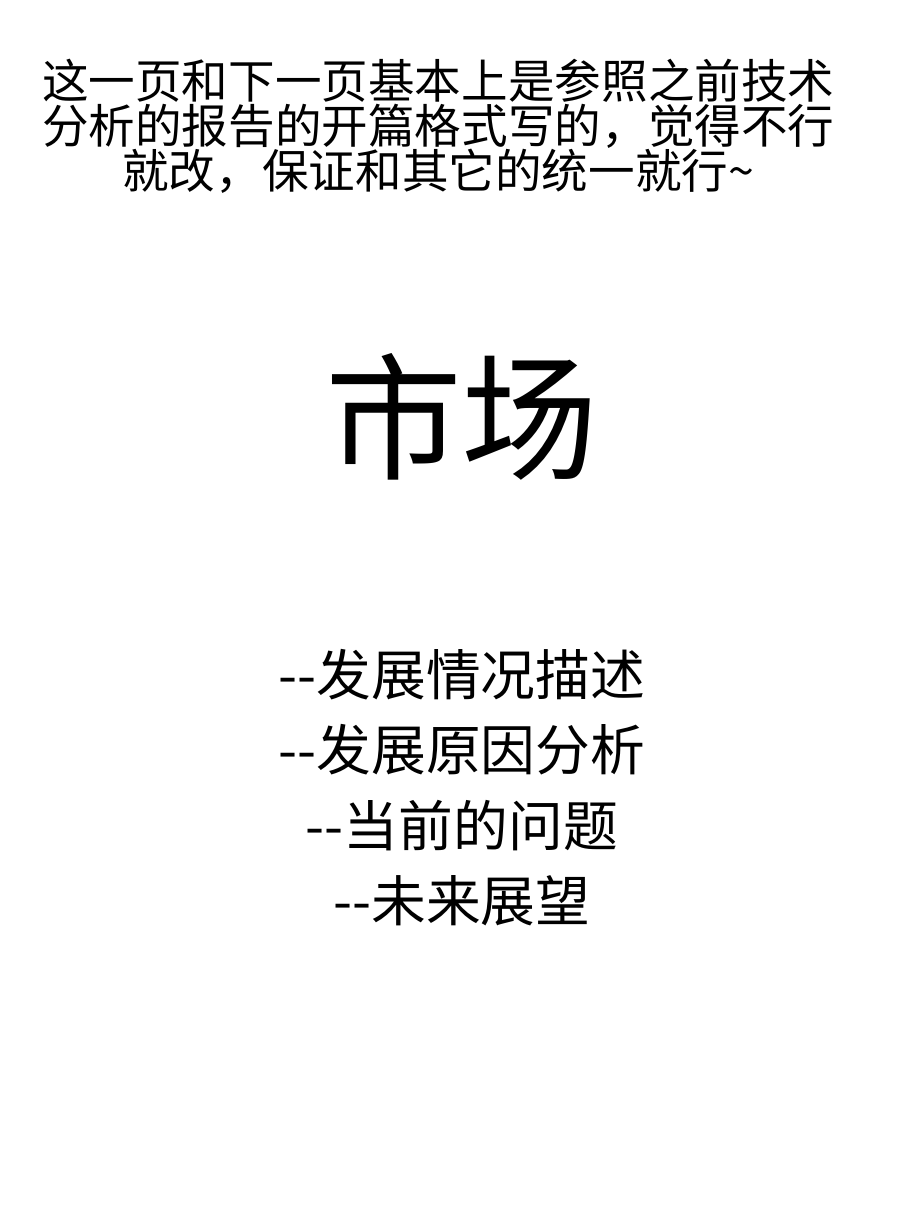
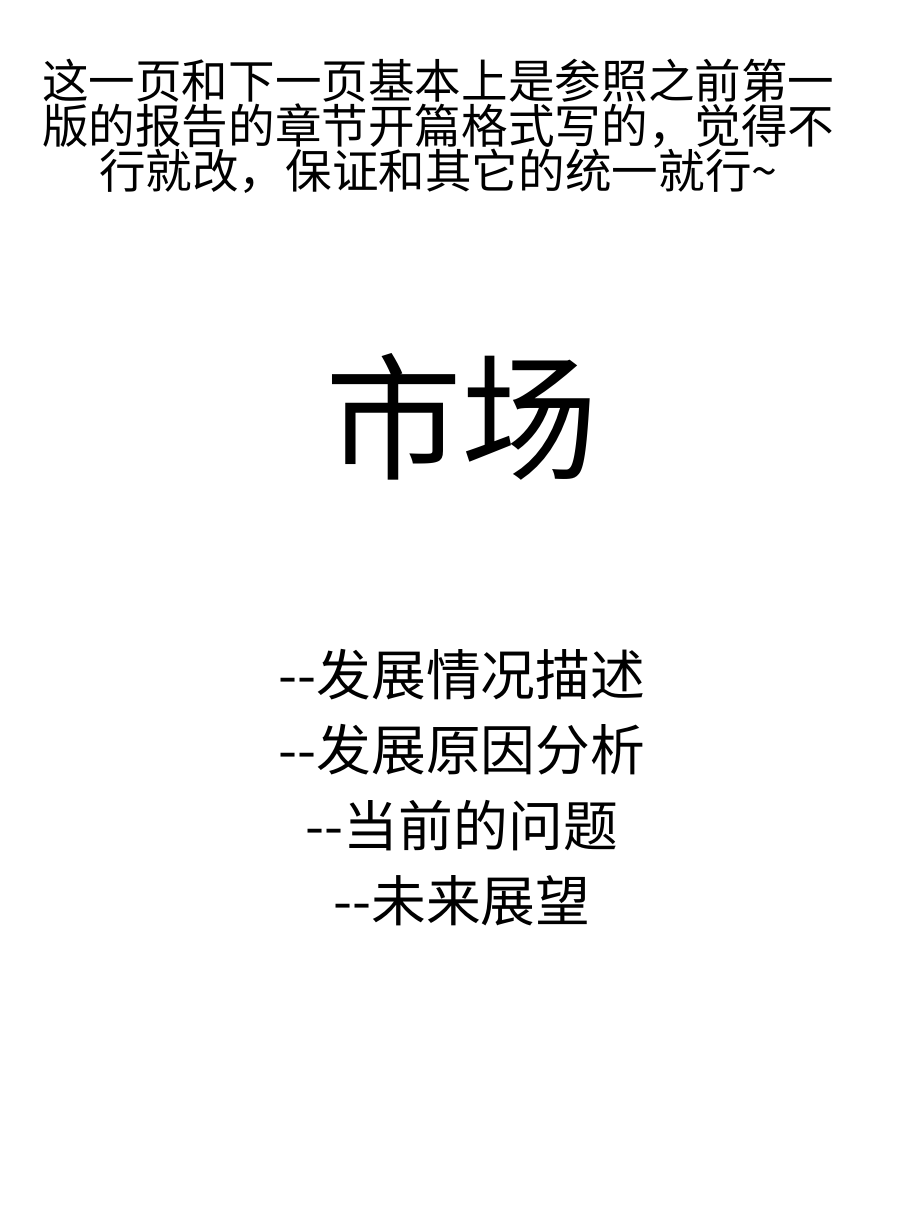
Before and after one commit to RLi43/Industry-Frontier, a slide deck: slide 2 of 市场/排版.pptx. Drawn at 924x1232 pixels with LibreOffice and Linux fonts; fonts in the diff are those of the drawing. Boxes give left, top, right and bottom in pixels: in the first picture for what was removed or moved away, otherwise in the second. Text is boxed around its words. In the diff, an @@ line names an element or a change of style, - is before the commit and + after.

Commit message:
发展情况和原因分析基本上弄完了，.md里面还有几个问题

```diff
--- a/市场/排版.pptx
+++ b/市场/排版.pptx
@@ text at bbox=[42, 58, 834, 193]: text changed @@
-这一页和下一页基本上是参照之前技术分析的报告的开篇格式写的，觉得不行就改，保证和其它的统一就行~
+这一页和下一页基本上是参照之前第一版的报告的章节开篇格式写的，觉得不行就改，保证和其它的统一就行~
```
Also in this commit, not shown: 2 other slides changed, 5 slides added, 1 other file.
